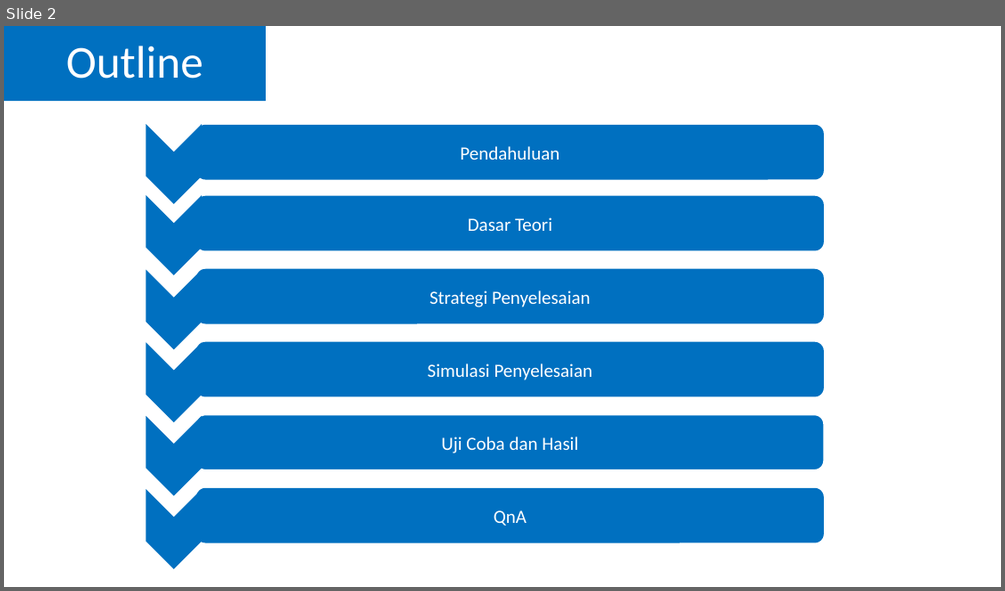
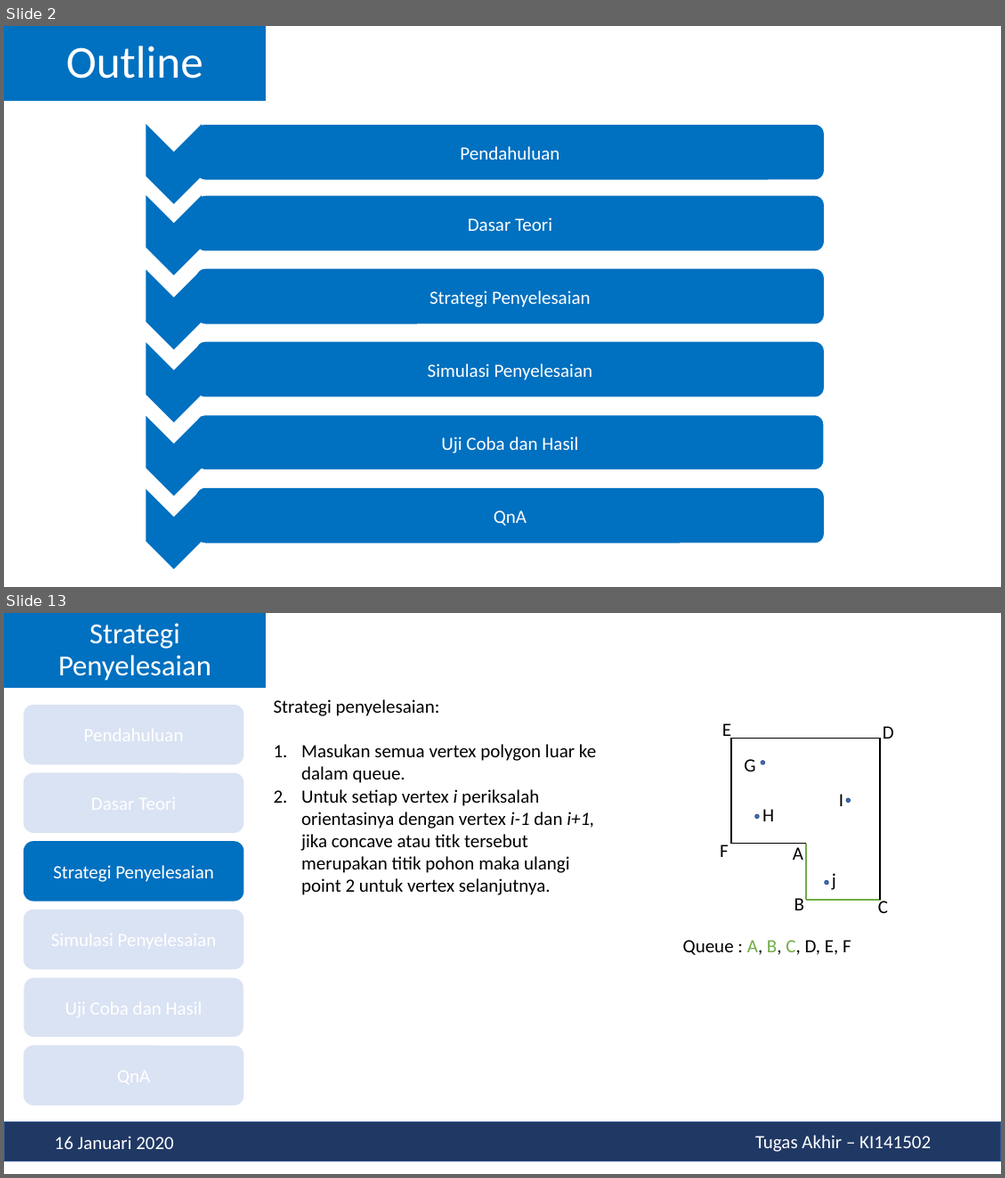
Before and after one commit to ogabeezle/TA, a slide deck: Presentasi Sidang TA.pptx. Shown one above the other, each under a label of ours: slide 2 before the commit, slides 2 and 13 after it; the slides between them are not shown. The pictures are 1005x591 and 1005x1178 pixels, drawn with LibreOffice and Linux fonts; fonts in the diff are those of the drawing. Boxes give left, top, right and bottom in pixels: in the first picture for what was removed or moved away, otherwise in the second. Text is boxed around its words. In the diff, an @@ line names an element or a change of style, - is before the commit and + after.

```diff
--- a/Presentasi Sidang TA.pptx
+++ b/Presentasi Sidang TA.pptx
@@ slide 13 added at [4,613,1001,1174], background #FFFFFF @@
@@ rectangle added at [4,613,266,688], fill #0070C0, 28 pt, text #FFFFFF @@
+Strategi Penyelesaian
@@ rounded rectangle added at [24,705,244,764], fill #DAE3F3 @@
@@ text added at [274,699,596,895], 18 pt, text #000000 @@
+Strategi penyelesaian:
+1. Masukan semua vertex polygon luar ke dalam queue.
+2. Untuk setiap vertex i periksalah orientasinya dengan vertex i-1 dan i+1, jika concave atau titk tersebut merupakan titik pohon maka ulangi point 2 untuk vertex selanjutnya.
@@ text added at [722,723,731,742], 18 pt, text #000000 @@
+E
@@ line added from (732, 738) to (732, 844), #000000 1.5 pt @@
@@ line added from (882, 738) to (732, 738), #000000 1.5 pt @@
@@ line added from (881, 738) to (881, 900), #000000 1.5 pt @@
@@ text added at [882,726,894,738], 18 pt, text #000000 @@
+D
@@ text added at [744,759,755,771], 18 pt, text #000000 @@
+G
@@ ellipse added at [760,761,764,764], fill #4472C4, outline #325491 1 pt @@
@@ rounded rectangle added at [24,773,244,833], fill #DAE3F3 @@
@@ text added at [839,794,843,806], 18 pt, text #000000 @@
+I
@@ ellipse added at [846,798,850,803], fill #4472C4, outline #325491 1 pt @@
@@ ellipse added at [755,814,760,818], fill #4472C4, outline #325491 1 pt @@
@@ text added at [762,809,774,821], 18 pt, text #000000 @@
+H
@@ rounded rectangle added at [24,841,244,900], fill #0070C0, 18 pt, text #FFFFFF @@
+Strategi Penyelesaian
@@ text added at [720,844,728,857], 18 pt, text #000000 @@
+F
@@ line added from (732, 844) to (807, 844), #000000 1.5 pt @@
@@ text added at [793,847,803,860], 18 pt, text #000000 @@
+A
@@ line added from (807, 844) to (807, 900), #70AD47 1.5 pt @@
@@ text added at [832,873,836,890], 18 pt, text #000000 @@
+j
@@ text added at [794,898,804,910], 18 pt, text #000000 @@
+B
@@ line added from (882, 900) to (807, 900), #70AD47 1.5 pt @@
@@ ellipse added at [825,881,829,884], fill #4472C4, outline #325491 1 pt @@
@@ text added at [878,897,888,913], 18 pt, text #000000 @@
+C
@@ rounded rectangle added at [24,909,244,969], fill #DAE3F3 @@
@@ text added at [683,940,851,955], 18 pt, text #000000 @@
+Queue : A, B, C, D, E, F
@@ rounded rectangle added at [24,977,244,1037], fill #DAE3F3, outline #FFFFFF 1 pt @@
@@ rounded rectangle added at [24,1046,244,1105], fill #DAE3F3 @@
@@ rectangle added at [4,1122,1001,1161], fill #203864, outline #325491 1 pt @@
@@ rectangle added at [48,1127,184,1158], fill #203864, 18 pt, text #FFFFFF @@
+16 Januari 2020
@@ rectangle added at [748,1127,941,1157], fill #203864, 18 pt, text #FFFFFF @@
+Tugas Akhir – KI141502
```
Also in this commit, not shown: 8 slides changed, 41 other slides added, 7 other files.
